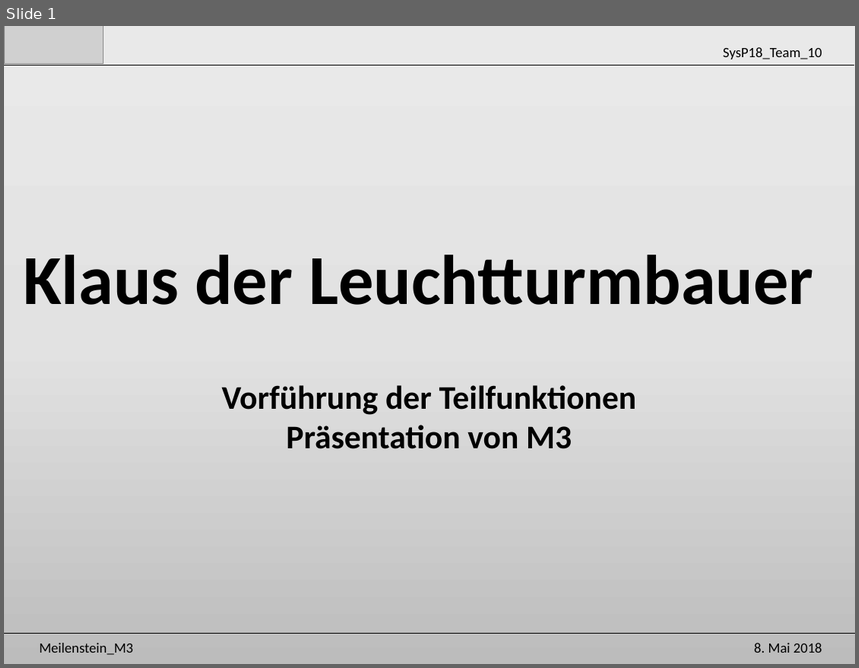
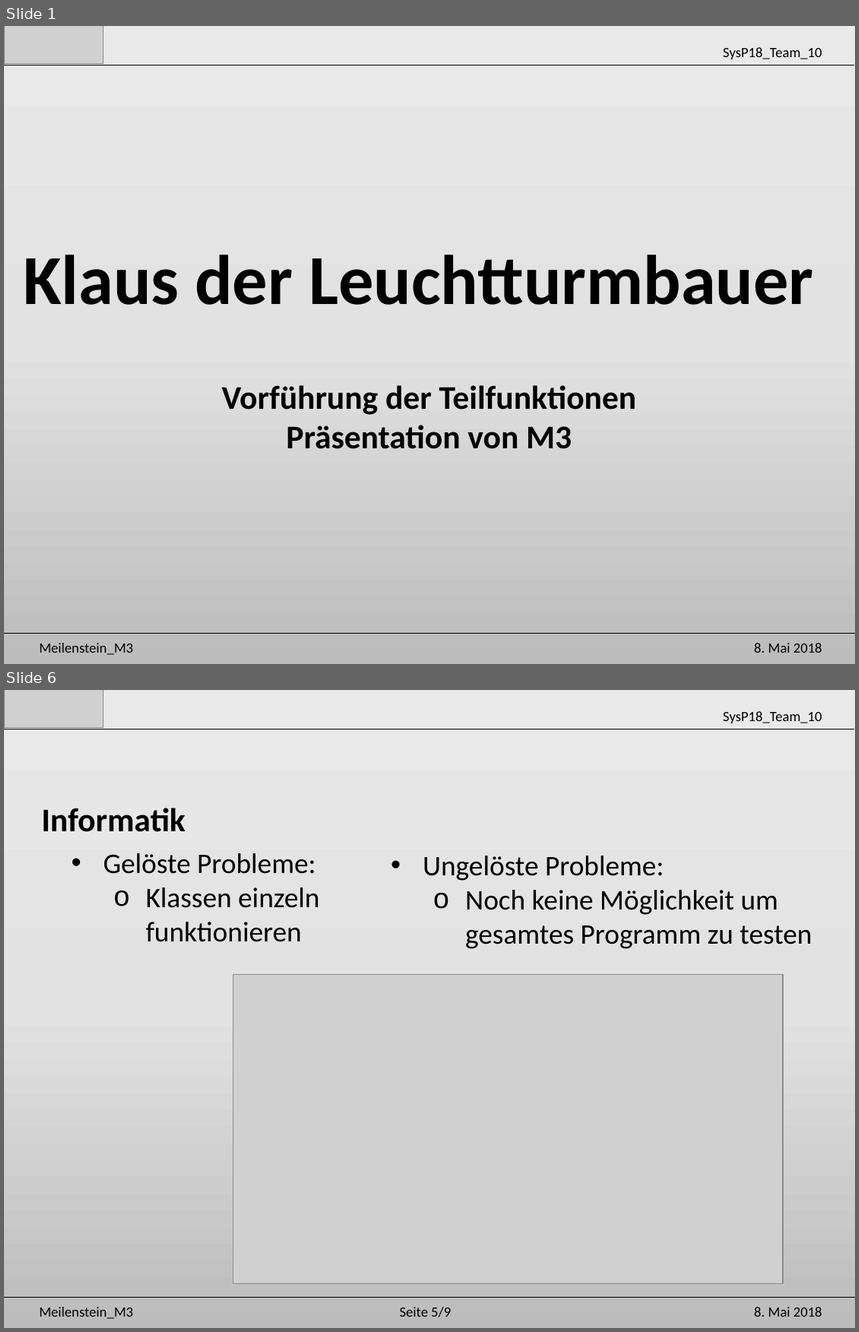
Before and after one commit to Unaqwyn/SysP18_1cv, a slide deck: 01_Organisation/02_Meilensteine/m3/Praesentation_m3.pptx. Shown one above the other, each under a label of ours: slide 1 before the commit, slides 1 and 6 after it; the slides between them are not shown. The pictures are 859x668 and 859x1332 pixels, drawn with LibreOffice and Linux fonts; fonts in the diff are those of the drawing; grey boxes stand for pictures. Boxes give left, top, right and bottom in pixels: in the first picture for what was removed or moved away, otherwise in the second. Text is boxed around its words. In the diff, an @@ line names an element or a change of style, - is before the commit and + after.

```diff
--- a/01_Organisation/02_Meilensteine/m3/Praesentation_m3.pptx
+++ b/01_Organisation/02_Meilensteine/m3/Praesentation_m3.pptx
@@ slide 6 added at (4, 690, 855, 1328), background gradient #EBEAEA to #E4E3E3 to #BDBCBC @@
@@ picture added at (4, 690, 104, 727) @@
@@ text added at (723, 711, 822, 723), 12 pt, text #000000 @@
+SysP18_Team_10
@@ line added from (4, 730) to (854, 730), #000000 0.5 pt @@
@@ text added at (41, 808, 185, 832), 28 pt, text #000000, bold @@
+Informatik
@@ text added at (104, 853, 319, 942), 24 pt, text #000000 @@
+• Gelöste Probleme:
+  o Klassen einzeln funktionieren
@@ text added at (423, 856, 812, 949), 24 pt, text #000000 @@
+• Ungelöste Probleme:
+  o Noch keine Möglichkeit um gesamtes Programm zu testen
@@ picture added at (233, 974, 783, 1284) @@
@@ line added from (4, 1298) to (855, 1298), #000000 0.5 pt @@
@@ text added at (39, 1307, 133, 1319), 12 pt, text #000000 @@
+Meilenstein_M3
@@ text added at (400, 1307, 451, 1318), 12 pt, text #000000 @@
+Seite 5/9
@@ text added at (754, 1307, 823, 1317), 12 pt, text #000000 @@
+8. Mai 2018
```
Also in this commit, not shown: 3 slides changed, 5 other slides added, 2 other files.
